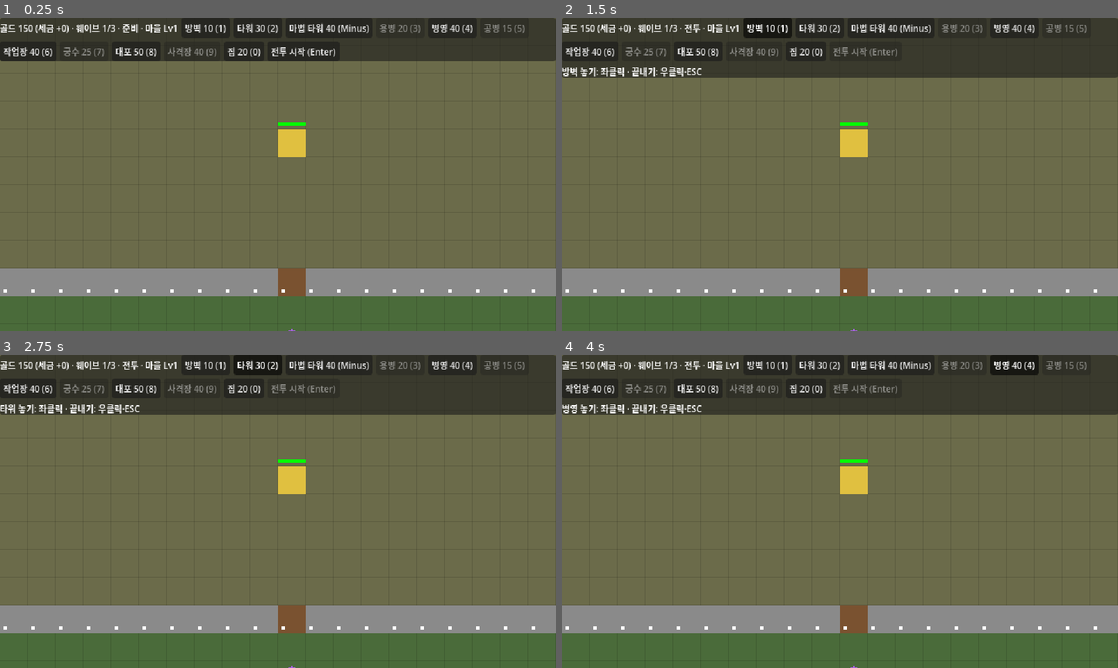
Above: before the commit, frames 1-4 (two rows, left to right).
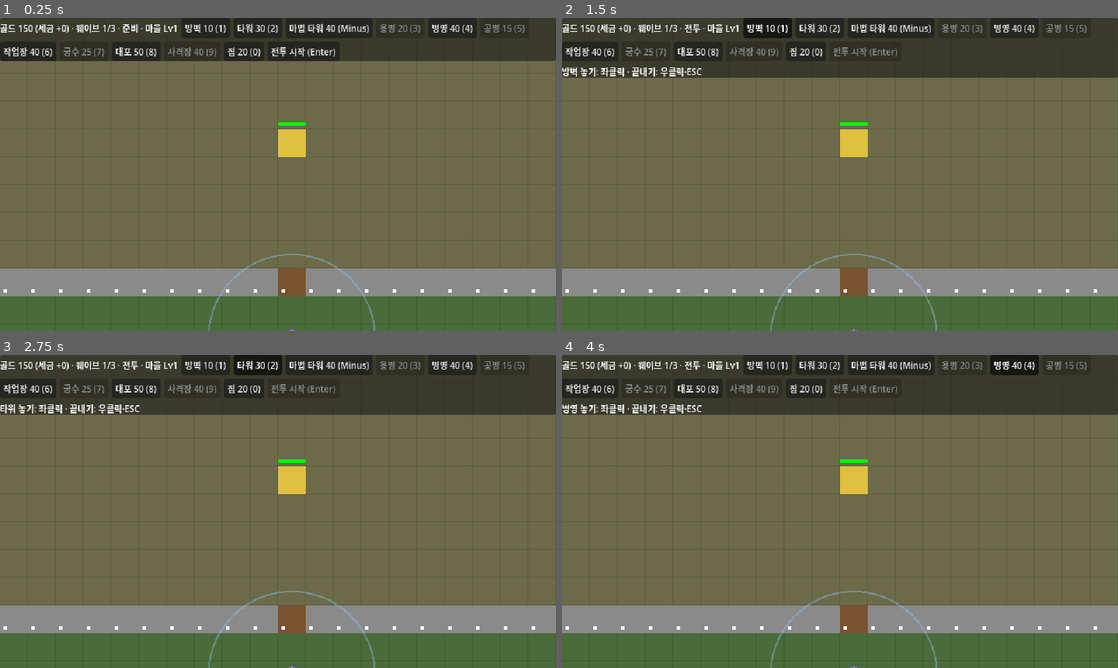
Above: after the commit, the same moments.

Repository: h102-log/td-proj
Game: Godot game, scene res://src/main.tscn
Two runs of this game, one before a commit and one after it. Both use one fixed random seed, a clock stepped at 60 frames per second and the inputs below.
Inputs:
- Up to frame 1 (0.25 s): no input
- Up to frame 2 (1.5 s): click "전투 시작 (Enter)" at 0.5 s; click "방벽 10 (1)" at 1.25 s
- Up to frame 3 (2.75 s): click "타워 30 (2)" at 2 s
- Up to frame 4 (4 s): click "마법 타워 40 (Minus)" at 2.75 s; click "병영 40 (4)" at 3.5 s

The runs differ from the first frame. In frame 1, 0.2% of the frame differs, in the area x 37-68%, y 75-100%; in frame 2, 0.2%; in frame 3, 0.2%; in frame 4, 0.2%.

Commit message:
영웅 주변 3칸 안 용병은 받는 피해가 15% 줄고, 영웅이 다운되면 풀린다. 영웅 둘레에 오라 반경을 엷게 그린다 (WBS 3.2)
- 규칙: S96·S97의 기사 오라. 사용자 2026-10-15 결정 — 사기·누적 손실 백스톱은 넣지 않는다(U18, WBS 출시 범위 '빼는 것' 유지), 표시는 영웅 둘레 엷은 원(S113).
- SPEC: S113, I82(상시 효과·용병 전부·영웅 자신 제외·거리만 봄), I83(복귀하면 다시 걸림), I84(레벨 해금 전에는 처음부터 켜짐, S84와 같음), U18.
- EVAL: EV146~EV150 일괄 승인과 락. 구현 전 red 5개, 구현 뒤 150개 전부 green.
- 구현: HERO 상수에 aura_radius·aura_guard를 두고, damage()에서 맞는 순간 살아 있는 영웅 가까이 있는 용병의 피해를 줄인다. 같은 종류 효과의 겹침 규칙(S96)은 효과가 하나뿐이라 3.7에서 넣는다(ponytail 주석).
- §3.1 앵커를 새 줄 번호로 옮기고 S96·S113·I82~I84 행을 더한다.
- .uid: aura.gd(락에 들어간다), test_climber_hits_wall_cannon.gd(#35에서 빠졌다)는 Godot --import로 만들었다.

Co-Authored-By: Claude Opus 5.5 <noreply@anthropic.com>
Claude-Session: https://claude.ai/code/session_016gfWtatao9Grx3KA8CkTKD

Diff:
--- a/src/sim/battle.gd
+++ b/src/sim/battle.gd
@@ -10,10 +10,12 @@
 var STRUCTURE_KINDS := _kinds("res://data/structures/")
 # 스킬은 «주변 skill_radius칸 안의 적 전부에게 피해»다(I33, 사용자 2026-10-12: 1.5칸·대기 10초·단축키 Q). 피해량 등 나머지는 임시값
 # 스킬 2(buff_*)는 «주변 buff_radius칸 안 용병의 공격력 ×buff_mult, buff_time초»다(S84, 단축키 W). 수치는 임시값
-# ponytail: 영웅은 하나뿐이라 아직 상수다. 영웅 종류·오라(I33)와 Resource 파일화(I66)는 3.7에서 HERO_KINDS로 넓힌다
+# 오라(aura_*)는 «주변 aura_radius칸 안 용병이 받는 피해 ×(1 − aura_guard)»다(기사, S96·S97·I82). 수치는 임시값
+# ponytail: 영웅은 하나뿐이라 아직 상수다. 영웅 종류(I33)와 Resource 파일화(I66)는 3.7에서 HERO_KINDS로 넓힌다
 const HERO := {"hp": 100.0, "radius": 0.3, "speed": 3.0, "damage": 3.0, "range": 1.5, "attack_gap": 1.0,
 	"skill_damage": 30.0, "skill_radius": 1.5, "skill_gap": 10.0,
-	"buff_radius": 3.0, "buff_mult": 1.5, "buff_time": 5.0, "buff_gap": 20.0}
+	"buff_radius": 3.0, "buff_mult": 1.5, "buff_time": 5.0, "buff_gap": 20.0,
+	"aura_radius": 3.0, "aura_guard": 0.15}
 const VILLAGE_UP := [60]  # 마을 레벨 n→n+1 비용(S99). 길이+1이 최대 레벨이다. 임시값(Claude 예시, 사용자 2026-10-13 수락)
 const MERC_CAP := 10  # 배치 상한 기본값(S25). 임시값(사용자 2026-10-13), 스테이지의 merc_cap이 덮어쓴다
 const HOUSE_CAP := 6  # 마을에 지을 수 있는 집 수(S101). 임시값(사용자 2026-10-13)
@@ -133,6 +135,8 @@
 	var buff_cooldown := 0.0
 	var boost := 1.0  # 용병이 받은 버프 배율. boost_left초 동안만 공격력에 곱한다(S84)
 	var boost_left := 0.0
+	var aura_radius := 0.0
+	var aura_guard := 0.0  # 오라 안 용병이 받는 피해를 줄이는 비율(0~1). 0이면 오라가 없다
 	var on_wall := false  # 성벽 위에 있다(S42, I44)
 	var after: Array[Vector2i] = []  # path 끝에서 오르내린 뒤 걸을 길. 첫 칸이 오르내려 서는 칸이다(I69)
 
@@ -715,6 +719,10 @@
 		return
 	if target is Enemy and not pierce:  # 장갑(S108): 줄인 피해는 1 아래로 내려가지 않고, 원래 1 미만이면 그대로다
 		amount = maxf(amount - target.armor, minf(amount, 1.0))
+	elif target is Unit and target != hero and hero and hero.alive and target.pos.distance_to(hero.pos) <= hero.aura_radius:
+		# 오라(I82): 맞는 순간 살아 있는 영웅 가까이 있는 용병은 덜 다친다. 다운된 영웅의 오라는 풀린다(S96)
+		# ponytail: 같은 종류 효과의 겹침 규칙(S96)은 효과가 하나뿐이라 아직 없다. 영웅이 늘어나는 3.7에서 넣는다
+		amount *= 1.0 - hero.aura_guard
 	target.hp = maxf(target.hp - amount, 0.0)
 	if target.hp > 0.0:
 		return
--- a/src/ui/battle_view.gd
+++ b/src/ui/battle_view.gd
@@ -58,6 +58,9 @@
 			draw_line(Vector2(s.cell) * CELL + Vector2(CELL, CELL) / 2, s.target.pos * CELL + Vector2(CELL, CELL) / 2, Color.YELLOW, 1.0)
 			if s.splash > 0.0:
 				draw_arc(_center(s.target.pos), CELL * s.splash, 0.0, TAU, 24, Color.YELLOW, 1.0)
+	var h = battle.hero
+	if h and h.alive and h.aura_radius > 0.0:  # 오라 반경(S113): 살아 있는 영웅 둘레에 늘 엷게, 유닛 아래에
+		draw_arc(_center(h.pos), CELL * h.aura_radius, 0.0, TAU, 48, Color(0.6, 0.8, 1.0, 0.35), 1.0)
 	for u in battle.units:
 		var at: Vector2 = u.pos * CELL + Vector2(CELL, CELL) / 2
 		draw_circle(at, CELL * u.radius, COLORS.hero if u == battle.hero else COLORS.get(u.kind, COLORS.merc))
@@ -79,7 +82,6 @@
 		if e.target and e.cooldown > e.attack_gap - 0.1:
 			draw_line(_center(e.pos), _center(_pos_of(e.target)), Color.RED, 1.0)
 	# 스킬 범위 원(S72). ponytail: 0.3초는 임시값, 짧거나 길면 바꾼다
-	var h = battle.hero
 	if h and h.alive and h.skill_cooldown > h.skill_gap - 0.3:
 		draw_arc(_center(h.pos), CELL * h.skill_radius, 0.0, TAU, 48, Color.WHITE, 1.0)
 	if h and h.alive and h.buff_cooldown > h.buff_gap - 0.3:  # 스킬 2 범위 원(S72, I65)
--- /dev/null
+++ b/tests/eval/gd/aura.gd
@@ -0,0 +1,99 @@
+extends "res://tests/eval/gd/lib.gd"
+# WBS 3.2 영웅 오라(S96·S97·I82~I84). lib.gd 머리의 계약에 더하는 API:
+#   영웅: aura_radius(오라 반경, 칸) · aura_guard(오라 안 용병이 받는 피해를 줄이는 비율, 0~1)
+# 반경·감소율은 영웅 필드에서 읽는다. 수치가 임시값이라(S97) 밸런스를 바꿔도 이 평가가 깨지지 않게
+
+const H := Vector2i(10, 10)  # 영웅
+const IN := Vector2i(11, 10)  # 영웅 바로 옆 용병
+const FAR := Vector2i(20, 15)  # 오라 반경 밖 용병
+const HIT := 10.0  # 적 한 방의 피해
+
+# 움직이지 않고, 인식 범위 안에서 가장 가까운 아군을 치는 적. 죽지 않는다
+func _striker(b, cell: Vector2i):
+	return b.spawn_enemy("basic", cell, {"speed": 0, "damage": HIT, "hp": BIG})
+
+# 죽지 않는 용병
+func _merc(b, kind: String, cell: Vector2i):
+	return b.place_merc(kind, cell, {"hp": BIG})
+
+# u가 다음에 맞는 한 방의 피해. secs 안에 안 맞으면 0
+func _next_hit(b, u, secs := 5.0) -> float:
+	var h0: float = u.hp
+	run(b, secs, func(): return u.hp < h0)
+	return h0 - u.hp
+
+# 오라 안 용병이 받는 한 방
+func _guarded(b) -> float:
+	return HIT * (1.0 - b.hero.aura_guard)
+
+# EV146 · S97: 새 판에서 영웅 옆 용병은 줄어든 피해를, 오라 반경 밖 용병은 그대로 받는다
+func ev146():
+	var b = battle({"hero_start": H})
+	if b.hero.aura_guard <= 0.0 or b.hero.aura_guard >= 1.0:
+		return "오라 감소율이 %s다(0과 1 사이여야 한다)" % b.hero.aura_guard
+	if Vector2(FAR).distance_to(Vector2(H)) <= b.hero.aura_radius:
+		return "반경 밖이어야 할 칸이 오라 반경 %s칸 안이다" % b.hero.aura_radius
+	var m_in = _merc(b, "soldier", IN)
+	var m_far = _merc(b, "soldier", FAR)
+	_striker(b, IN + Vector2i(1, 0))
+	_striker(b, FAR + Vector2i(1, 0))
+	var hit_in := _next_hit(b, m_in)
+	var hit_far := _next_hit(b, m_far)
+	if not is_equal_approx(hit_in, _guarded(b)):
+		return "영웅 옆 용병의 한 방이 %s다(%s여야 한다)" % [hit_in, _guarded(b)]
+	return check(is_equal_approx(hit_far, HIT), "오라 반경 밖 용병의 한 방이 %s다(%s여야 한다)" % [hit_far, HIT])
+
+# EV147 · S96: 영웅이 다운되면 오라가 풀려 옆 용병이 피해를 그대로 받는다
+func ev147():
+	var b = battle({"hero_start": H})
+	var m = _merc(b, "soldier", IN)
+	_striker(b, IN + Vector2i(1, 0))
+	var before := _next_hit(b, m)
+	if not is_equal_approx(before, _guarded(b)):
+		return "다운 전 한 방이 %s다(%s여야 한다)" % [before, _guarded(b)]
+	b.damage(b.hero, BIG)
+	var after := _next_hit(b, m)
+	return check(is_equal_approx(after, HIT), "영웅이 다운된 뒤 한 방이 %s다(%s여야 한다)" % [after, HIT])
+
+# EV148 · I83: 웨이브 중 다운된 영웅이 다음 준비 단계에 복귀하면 오라가 다시 걸린다
+func ev148():
+	var b = battle({"hero_start": H, "waves": [[{"kind": "basic", "count": 1}], [{"kind": "basic", "count": 1}]]})
+	b.start_battle()
+	b.damage(b.hero, BIG)
+	if not clear_wave(b):
+		return "첫 웨이브가 끝나지 않았다(%s)" % b.state
+	if b.state != "prep" or not b.hero.alive:
+		return "준비 단계에 영웅이 돌아오지 않았다(상태 %s, 영웅 생존 %s)" % [b.state, b.hero.alive]
+	var m = _merc(b, "soldier", IN)
+	_striker(b, IN + Vector2i(1, 0))
+	var hit := _next_hit(b, m)
+	return check(is_equal_approx(hit, _guarded(b)), "복귀한 영웅 옆 용병의 한 방이 %s다(%s여야 한다)" % [hit, _guarded(b)])
+
+# EV149 · I82: 오라는 상시라서, 반경 밖에서 맞던 용병 옆으로 영웅이 오면 그 뒤 한 방부터 줄어든다
+func ev149():
+	var b = battle({"hero_start": H})
+	var m = _merc(b, "soldier", FAR)
+	_striker(b, FAR + Vector2i(1, 0))
+	var before := _next_hit(b, m)
+	if not is_equal_approx(before, HIT):
+		return "영웅이 오기 전 한 방이 %s다(%s여야 한다)" % [before, HIT]
+	var to := FAR + Vector2i(-1, 0)
+	b.order_move([b.hero], to)
+	if not run(b, 20.0, func(): return near(b.hero.pos, to)):
+		return "영웅이 용병 옆에 닿지 않았다(%s)" % b.hero.pos
+	var after := _next_hit(b, m)
+	return check(is_equal_approx(after, _guarded(b)), "영웅이 온 뒤 한 방이 %s다(%s여야 한다)" % [after, _guarded(b)])
+
+# EV150 · I82: 궁수·공병도 오라를 받고, 영웅 자신은 받지 않는다
+func ev150():
+	for kind in ["archer", "engineer"]:
+		var b = battle({"hero_start": H})
+		var m = _merc(b, kind, IN)
+		_striker(b, IN + Vector2i(1, 0))
+		var hit := _next_hit(b, m)
+		if not is_equal_approx(hit, _guarded(b)):
+			return "영웅 옆 %s의 한 방이 %s다(%s여야 한다)" % [kind, hit, _guarded(b)]
+	var hb = battle({"hero_start": H})
+	_striker(hb, H + Vector2i(1, 0))
+	var self_hit := _next_hit(hb, hb.hero)
+	return check(is_equal_approx(self_hit, HIT), "영웅 자신의 한 방이 %s다(%s여야 한다)" % [self_hit, HIT])
Not shown, added: tests/eval/gd/aura.gd.uid
Not shown, added: tests/unit/gd/test_climber_hits_wall_cannon.gd.uid
Not shown, changed: .specgate-eval.lock
Not shown, changed: EVAL.md
Not shown, changed: SPEC.md
Not shown, added: tests/eval/test_aura.py
